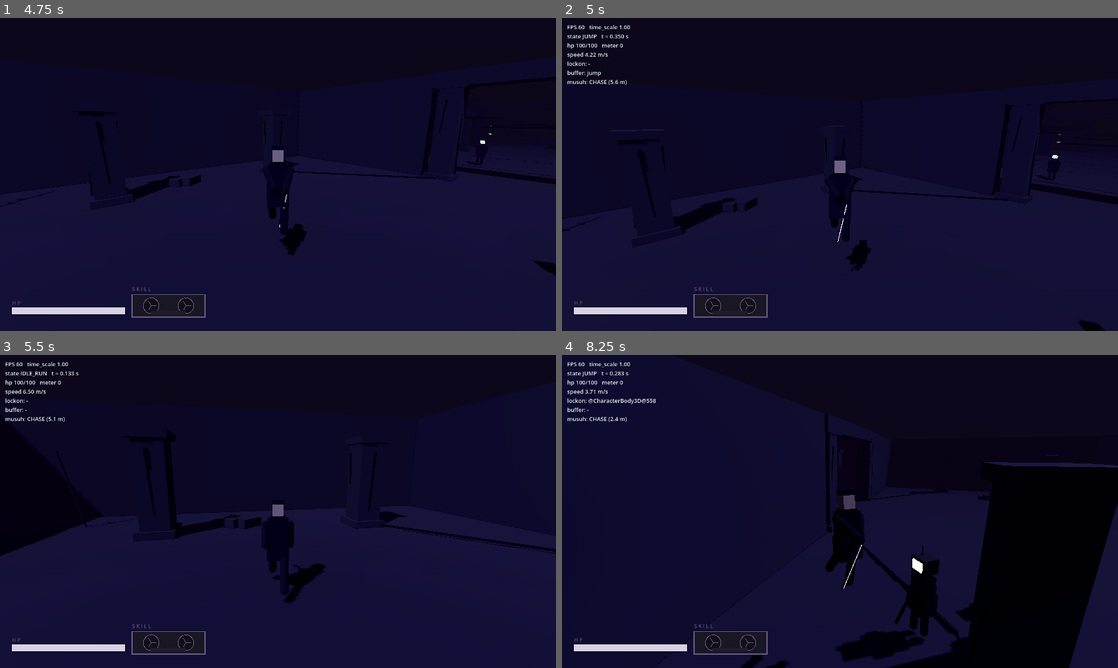
Above: before the commit, frames 1-4 (two rows, left to right).
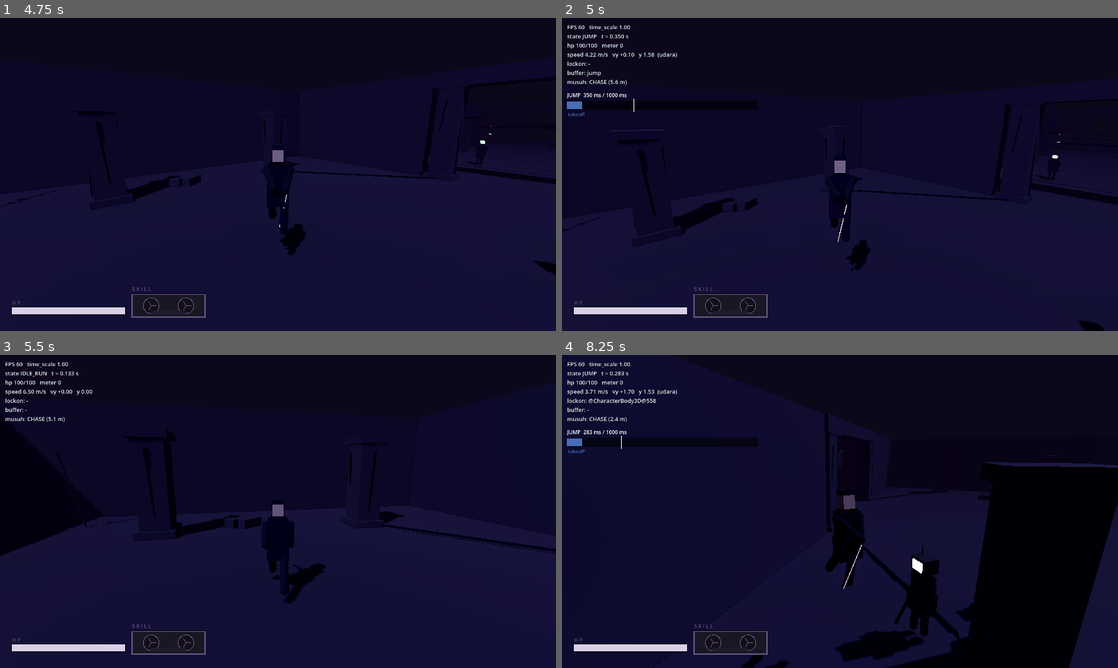
Above: after the commit, the same moments.

Repository: Watarufa/Pathaganna
Game: Godot game, scene res://scenes/main.tscn
Same seed, same stepped clock (60 frames per second), same inputs: the game is played once before the commit and once after it.
Inputs (mouse positions are in pixels of both pictures, inside the frame that each line leads up to):
- Up to frame 1 (4.75 s): click "M U L A I" at 0.5 s; tap Enter at 1.25 s; move the mouse to (305, 174) at 1.27 s; hold W (move_forward) from 1.28 s (still down); click (305, 174) at 1.35 s; tap Space (jump) at 1.52, 1.82, 2.27, 2.57, 3.77, 4.07, 4.52, 4.55 s; tap Shift (dodge) at 1.55, 2.1 s; move the mouse to (250, 174) at 2.02 s; tap R (heavy) at 2.3, 2.85 s; move the mouse to (289, 168) at 2.77 s; tap Tab (lockon) at 3.05, 3.6 s; move the mouse to (272, 180) at 3.52 s; right-click (272, 180) at 3.8 s; move the mouse to (316, 177) at 4.27 s; right-click (316, 177) at 4.35 s
- Up to frame 2 (5 s): keep holding W (move_forward); tap Space (jump) at 4.82 s; tap F3 (debug_overlay) at 4.9 s
- Up to frame 3 (5.5 s): keep holding W (move_forward); move the mouse to (233, 508) at 5.02 s; tap Space (jump) at 5.1, 5.27 s; click (233, 508) at 5.3 s
- Up to frame 4 (8.25 s): tap Space (jump) at 5.57, 6.77, 7.07, 7.52, 7.82 s; tap Q (skill) at 5.65 s; move the mouse to (845, 511) at 5.77 s; click (845, 511) at 5.85 s; tap Shift (dodge) at 6.05, 6.6 s; move the mouse to (817, 505) at 6.52 s; release W (move_forward) at 6.53 s; hold D (move_right) 6.53-7.28 s; tap R (heavy) at 6.8, 7.35 s; move the mouse to (867, 511) at 7.27 s; hold W (move_forward) from 7.28 s (still down); tap Tab (lockon) at 7.55 s; move the mouse to (812, 511) at 8.02 s; tap E (interact) at 8.1 s

Frame 1 is identical in both runs. In frame 2, 0.3% of the frame differs, in the area x 0-21%, y 10-32%; in frame 3, less than 0.1%; in frame 4, 1.2%, in the area x 0-36%, y 10-32%.

Commit message:
show air state in overlay and assert melee can still reach a jumping player

Diff:
--- a/scripts/dev/combat_smoke.gd
+++ b/scripts/dev/combat_smoke.gd
@@ -30,6 +30,8 @@
 var _enemy_seen := {}
 var _events := {}
 var _meter_peak := 0.0
+var _ground_y := INF   # INF = belum pernah menyentuh lantai, jadi belum ada baseline
+var _jump_peak := 0.0
 
 const STEP_TIMEOUT := 6.0      # detik game-time; langkah yang menggantung = kegagalan
 const RESPAWN_TIMEOUT := 12.0
@@ -77,6 +79,13 @@
 		# dodge lalu serang keluar dari dodge
 		{ act = "dodge", wait = 0.50 },
 		{ act = "attack", wait = 0.50 },
+		# heavy dari berdiri, lalu heavy sebagai finisher kombo (A1 → R)
+		{ act = "heavy", idle_first = true, wait = 0.85 },
+		{ act = "attack", idle_first = true, wait = 0.24 },
+		{ act = "heavy", wait = 0.85 },
+		# lompat, lalu serang di udara
+		{ act = "jump", idle_first = true, wait = 0.22 },
+		{ act = "attack", wait = 0.70 },
 		# perfect parry: kontak tepat setelah window dibuka
 		{ act = "parry", idle_first = true,
 		  at_state = "PARRY", at_time = p.window_start + 0.02, send = white },
@@ -117,6 +126,7 @@
 	if player != null and is_instance_valid(player):
 		_seen[player.state_name()] = true
 		_track_enemies()
+		_track_jump_height()
 		# Tab harus mengunci lalu MELEPAS, bukan menyiklus ke target lain
 		if player.lockon.target != null:
 			_mark("lockon_acquired")
@@ -161,6 +171,21 @@
 	_idx += 1
 	_timeout = STEP_TIMEOUT
 	_run(step)
+
+## Ketinggian maksimum player di atas lantai terakhir yang dipijak. Ini bukan
+## murni puncak lompat: player juga bisa naik ke atas musuh atau tumpukan CRT,
+## dan justru skenario itulah yang harus tetap terjangkau musuh melee.
+##
+## Dipakai untuk assertion anti-air di _finish(): kalau nanti JUMP.speed
+## dinaikkan tanpa menaikkan jangkauan hitbox musuh, lompat diam-diam berubah
+## jadi tombol kebal dan tidak ada tes lain yang akan tahu.
+func _track_jump_height() -> void:
+	if player.is_on_floor():
+		_ground_y = player.global_position.y
+	elif _ground_y < INF:
+		# hanya diukur setelah ada baseline lantai yang sah — kalau tidak, teleport
+		# harness ikut terhitung dan angkanya menyesatkan
+		_jump_peak = maxf(_jump_peak, player.global_position.y - _ground_y)
 
 ## Catat state tiap jenis musuh + apakah telegraph & proyektilnya benar-benar hidup.
 func _track_enemies() -> void:
@@ -211,7 +236,7 @@
 				k.hurtbox.receive(AttackData.make(lethal, player, "smoke"), player.hurtbox)
 		"heal":
 			player.health.heal_full()
-		"attack", "dodge", "parry", "skill", "lockon":
+		"attack", "dodge", "parry", "skill", "lockon", "heavy", "jump":
 			_tap(step.act)
 		"fill_meter":
 			player._add_meter(Balance.SKILL.meter_max)
@@ -311,6 +336,20 @@
 	if _meter_peak <= 0.0:
 		missing.append("meter_gain")
 
+	# --- anti-air: player yang melompat harus tetap terjangkau musuh melee ---
+	# Hurtbox player = capsule tinggi 1.65 di y=0.85 → sisi bawahnya y+0.025.
+	# Hitbox melee musuh menjangkau sampai melee_hitbox_y + tinggi/2.
+	var e: Dictionary = Balance.ENEMY_COMMON
+	var melee_top: float = float(e.melee_hitbox_y) + float(e.melee_hitbox_height) * 0.5
+	var hurt_bottom := _jump_peak + 0.025
+	print("[combat-smoke] ketinggian maks di udara %.2f m; dasar hurtbox %.2f m; jangkauan melee %.2f m"
+		% [_jump_peak, hurt_bottom, melee_top])
+	if _jump_peak < 0.5:
+		missing.append("jump_height(terlalu rendah: %.2f m — lompat mungkin tidak berfungsi)" % _jump_peak)
+	elif hurt_bottom >= melee_top:
+		missing.append("anti_air(ketinggian %.2f m melampaui jangkauan melee %.2f m — lompat jadi kebal)"
+			% [_jump_peak, melee_top])
+
 	if missing.is_empty():
 		print("[combat-smoke] OK — semua state & efek terverifikasi (meter puncak %.0f)" % _meter_peak)
 		get_tree().quit(0)
--- a/scripts/ui/debug_overlay.gd
+++ b/scripts/ui/debug_overlay.gd
@@ -50,7 +50,9 @@
 		lines.append("state %s   t = %.3f s" % [player.state_name(), player.state_time])
 		lines.append("hp %.0f/%.0f   meter %.0f" % [player.health.hp, player.health.max_hp, player.meter])
 		var v: Vector3 = player.velocity
-		lines.append("speed %.2f m/s" % Vector2(v.x, v.z).length())
+		lines.append("speed %.2f m/s   vy %+.2f   y %.2f%s"
+			% [Vector2(v.x, v.z).length(), v.y, player.global_position.y,
+			   "" if player.is_on_floor() else "  (udara)"])
 		var lt: Node3D = player.lockon.target
 		lines.append("lockon: %s" % (String(lt.name) if lt != null and is_instance_valid(lt) else "-"))
 		lines.append("buffer: %s" % (player.buffered_action if player.buffered_action != "" else "-"))
@@ -119,6 +121,35 @@
 			return _attack_spec(1)
 		"ATTACK_3":
 			return _attack_spec(2)
+		"HEAVY":
+			var h := Balance.HEAVY
+			return {
+				duration = h.duration,
+				segments = [
+					{ from = h.hit_start, to = h.hit_end, color = Color(1.0, 0.45, 0.2, 0.9), label = "hitbox" },
+				],
+				markers = [
+					{ t = h.cancel_at, color = Color(1.0, 0.8, 0.2), label = "cancel" },
+				],
+			}
+		"AIR_ATTACK":
+			var aa := Balance.AIR_ATTACK
+			return {
+				duration = aa.duration,
+				segments = [
+					{ from = aa.hit_start, to = aa.hit_end, color = Color(1.0, 0.3, 0.35, 0.85), label = "hitbox" },
+				],
+				markers = [],
+			}
+		"JUMP":
+			var j := Balance.JUMP
+			return {
+				duration = 1.0,
+				segments = [
+					{ from = 0.0, to = j.takeoff_grace, color = Color(0.4, 0.6, 1.0, 0.7), label = "takeoff" },
+				],
+				markers = [],
+			}
 		"DODGE":
 			var d := Balance.DODGE
 			return {
